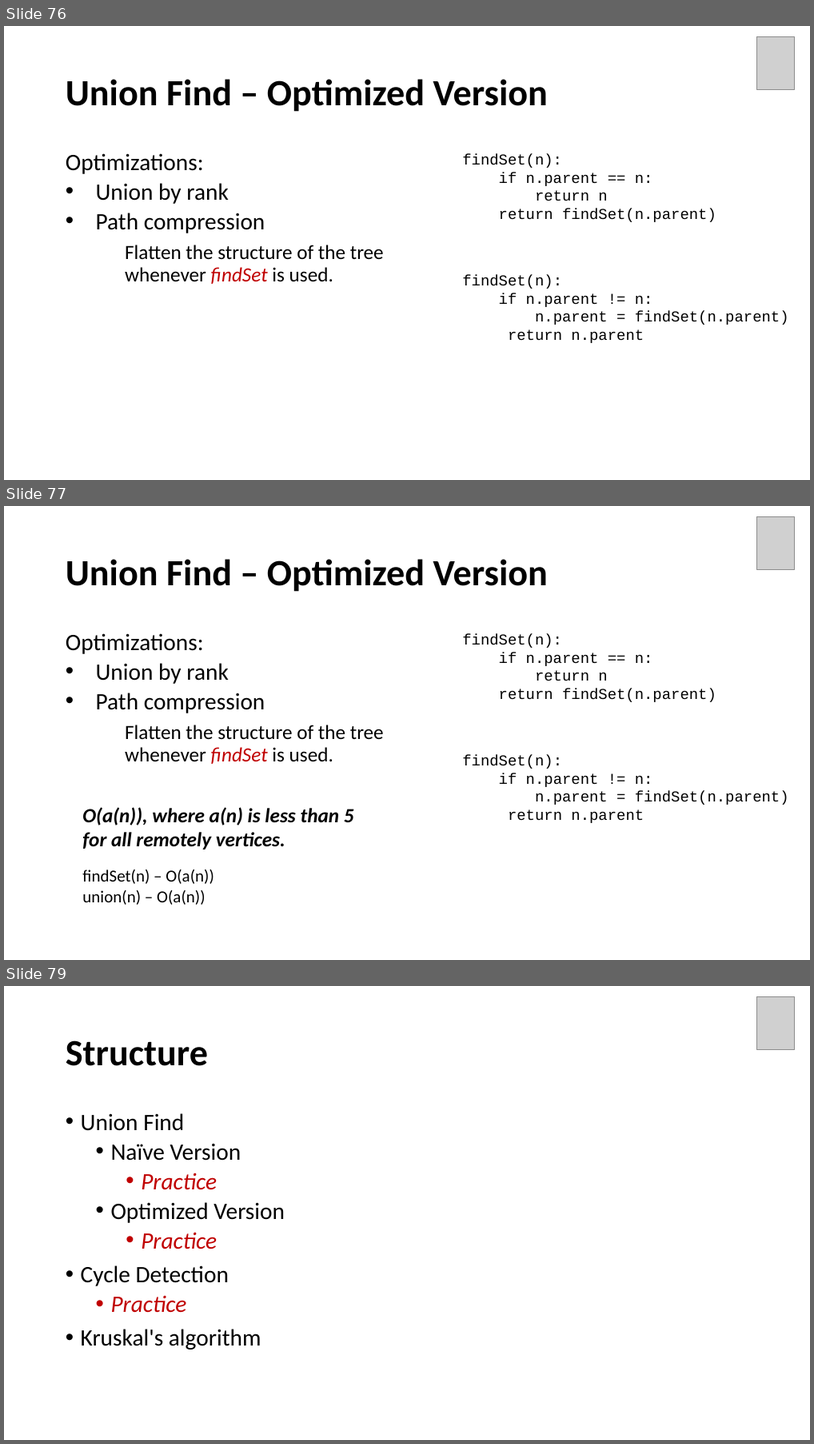
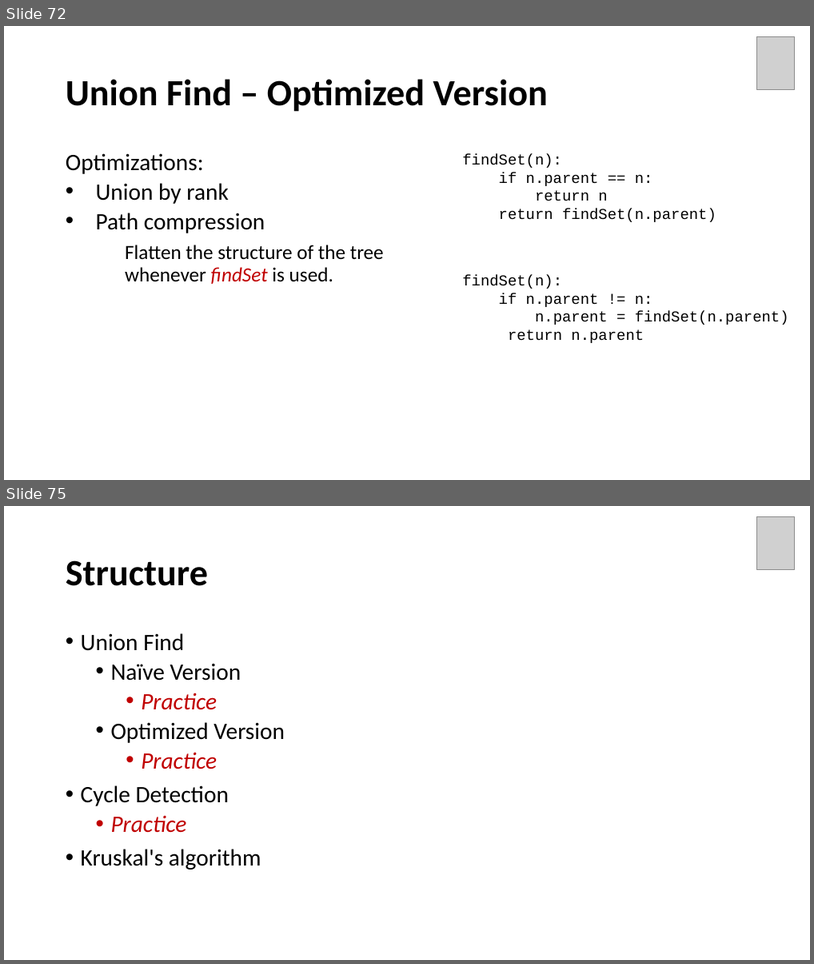
Before and after one commit to Neo-Hao/union-find, a slide deck: slides.pptx. Shown one above the other, each under a label of ours: slides 76, 77 and 79 before the commit, slides 72 and 75 after it; the slides between them are not shown. The pictures are 814x1444 and 814x964 pixels, drawn with LibreOffice and Linux fonts; fonts in the diff are those of the drawing; grey boxes stand for pictures. Boxes give left, top, right and bottom in pixels: in the first picture for what was removed or moved away, otherwise in the second. Text is boxed around its words. In the diff, an @@ line names an element or a change of style, - is before the commit and + after.

```diff
--- a/slides.pptx
+++ b/slides.pptx
@@ slide 77 removed at (4,506,810,960), background #FFFFFF @@
@@ picture removed at (757,516,794,569) @@
@@ title removed at (66,559,548,592) @@
-Union Find – Optimized Version
@@ text removed at (66,633,384,764) @@
-  Optimizations:
-  • Union by rank
-  • Path compression
-  Flatten the structure of the tree whenever findSet is used.
@@ text removed at (462,634,717,702) @@
-findSet(n):
-if n.parent == n:
-return n
-return findSet(n.parent)
@@ text removed at (462,755,790,823) @@
-findSet(n):
-if n.parent != n:
-n.parent = findSet(n.parent)
-return n.parent
@@ text removed at (82,807,354,849) @@
-O(a(n)), where a(n) is less than 5 for all remotely vertices.
@@ text removed at (82,869,214,904) @@
-findSet(n) – O(a(n))
-union(n) – O(a(n))
@@ what was slide 76 is now slide 72 @@
@@ what was slide 79 is now slide 75 @@
```
Also in this commit, not shown: 10 slides changed, 2 slides added, 5 other slides removed, 7 other files.
